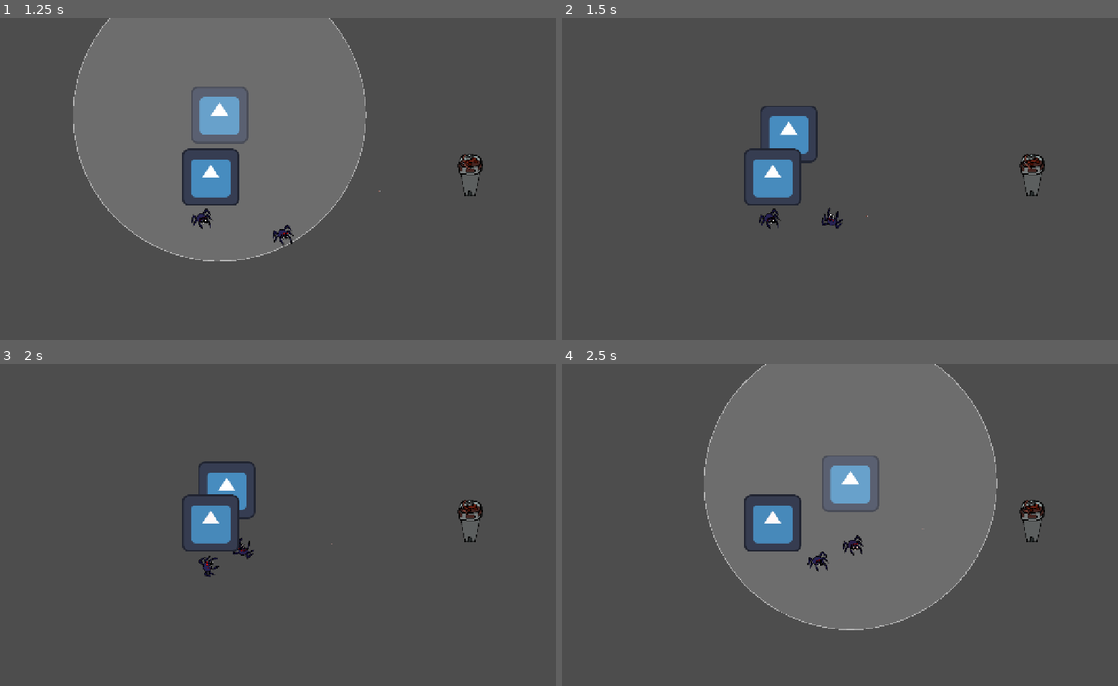
Above: before the commit, frames 1-4 (two rows, left to right).
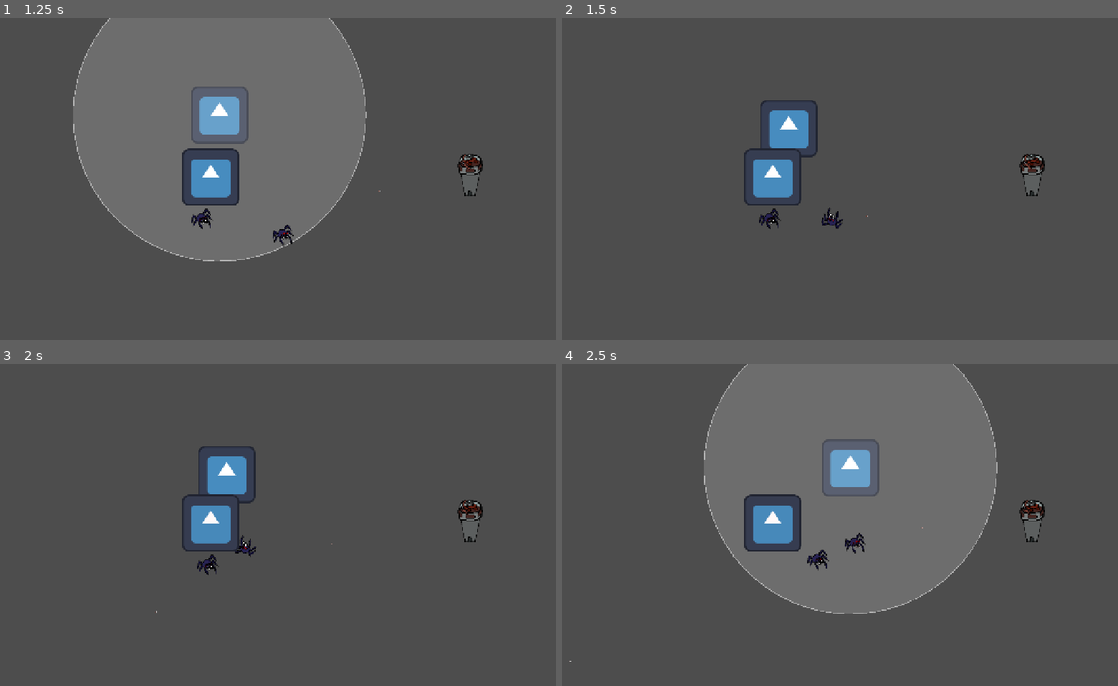
Above: after the commit, the same moments.

Repository: ternaryCat/ldjam59
Game: Godot game, scene res://components/level.tscn
Two runs of this game, one before a commit and one after it. Both use one fixed random seed, a clock stepped at 60 frames per second and the inputs below. The engine's default icon, where the game draws it, is replaced by a stand-in: a white triangle on a blue panel in a dark square.
Inputs:
- Up to frame 1 (1.25 s): hold D (right) from 0.53 s (still down); hold Space (activate) from 0.53 s (still down); tap W (top) at 0.8 s
- Up to frame 2 (1.5 s): release D (right) at 1.28 s; release Space (activate) at 1.28 s; hold S (down) from 1.28 s (still down); tap W (top) at 1.35 s
- Up to frame 3 (2 s): keep holding S (down); tap Space (activate) at 1.55 s
- Up to frame 4 (2.5 s): release S (down) at 2.03 s; hold D (right) from 2.03 s (still down); hold Space (activate) from 2.03 s (still down); tap W (top) at 2.3 s

Frame 1 is identical in both runs. In frame 2, 0.4% of the frame differs, in the area x 35-47%, y 25-46%; in frame 3, 0.9%; in frame 4, 5.1%, in the area x 1-79%, y 0-93%.

Commit message:
better collision

Diff:
--- a/components/level/building.tscn
+++ b/components/level/building.tscn
@@ -11,7 +11,7 @@
 
 [node name="building" type="StaticBody2D" unique_id=1782493252]
 collision_layer = 32
-collision_mask = 32
+collision_mask = 0
 script = ExtResource("2_bld01")
 
 [node name="sprite" type="Sprite2D" parent="."]
--- a/components/level/enemy.gd
+++ b/components/level/enemy.gd
@@ -7,8 +7,11 @@
 
 const HEALTHY_COLOR: Color = Color(1, 1, 1)
 const DEAD_COLOR: Color = Color(1, 0.2, 0.2)
+const SEPARATION_DIST: float = 45.0
+const NEIGHBOR_PUSH: float = 15.0
 
 var _in_field: bool = false
+var _player: CharacterBody2D = null
 var _hp: int
 var _buildings_in_range: Array[Node2D] = []
 var _attack_cooldown: float = 0.0
@@ -18,6 +21,7 @@
 
 
 func _ready() -> void:
+	add_to_group("enemies")
 	_hp = max_hp
 	_collision.area_entered.connect(_on_area_entered)
 	_collision.area_exited.connect(_on_area_exited)
@@ -27,12 +31,33 @@
 	_attack_cooldown -= delta
 	_cleanup_buildings()
 	var direction := _desired_direction()
-	velocity = direction * speed
+	velocity = direction * speed + _crowd_push()
 	move_and_slide()
 	if direction != Vector2.ZERO:
 		rotation = direction.angle()
 	if not (_in_field and Input.is_action_pressed("activate")):
 		_attack_touching_building()
+
+
+func _crowd_push() -> Vector2:
+	var push := Vector2.ZERO
+	for other in get_tree().get_nodes_in_group("enemies"):
+		if other == self:
+			continue
+		push += _repel_from(other)
+	for p in get_tree().get_nodes_in_group("player"):
+		push += _repel_from(p)
+	return push * NEIGHBOR_PUSH
+
+
+func _repel_from(other: Node) -> Vector2:
+	if not (other is Node2D):
+		return Vector2.ZERO
+	var offset := global_position - (other as Node2D).global_position
+	var d := offset.length()
+	if d >= SEPARATION_DIST or d <= 0.01:
+		return Vector2.ZERO
+	return offset / d * (SEPARATION_DIST - d)
 
 
 func take_damage(amount: int) -> void:
@@ -46,7 +71,12 @@
 
 func _desired_direction() -> Vector2:
 	if _in_field and Input.is_action_pressed("activate"):
-		return Input.get_vector("left", "right", "top", "down")
+		if _player == null:
+			return Vector2.ZERO
+		var v := _player.get_real_velocity()
+		if v.length_squared() < 25.0:
+			return Vector2.ZERO
+		return v.normalized()
 	if not _buildings_in_range.is_empty():
 		return Vector2.ZERO
 	var target := _find_nearest_building()
@@ -89,6 +119,9 @@
 func _on_area_entered(area: Area2D) -> void:
 	if area.is_in_group("signal_field"):
 		_in_field = true
+		var owner_node := area.get_parent()
+		if owner_node is CharacterBody2D:
+			_player = owner_node
 		return
 	var parent := area.get_parent()
 	if parent is Node2D and parent.is_in_group("buildings"):
--- a/components/level/enemy.tscn
+++ b/components/level/enemy.tscn
@@ -26,7 +26,7 @@
 radius = 28.01785
 
 [node name="enemy" type="CharacterBody2D" unique_id=408884908]
-collision_layer = 32
+collision_layer = 64
 collision_mask = 32
 script = ExtResource("2_m8og6")
 
--- a/components/level/player.gd
+++ b/components/level/player.gd
@@ -2,8 +2,28 @@
 
 @export var speed: float = 320.0
 
+const SEPARATION_DIST: float = 45.0
+const ENEMY_PUSH: float = 6.0
+
+
+func _ready() -> void:
+	add_to_group("player")
+
 
 func _physics_process(delta: float) -> void:
 	var direction := Input.get_vector("left", "right", "top", "down")
-	velocity = direction * speed
+	velocity = direction * speed + _enemy_push()
 	move_and_slide()
+
+
+func _enemy_push() -> Vector2:
+	var push := Vector2.ZERO
+	for other in get_tree().get_nodes_in_group("enemies"):
+		if not (other is Node2D):
+			continue
+		var offset := global_position - (other as Node2D).global_position
+		var d := offset.length()
+		if d >= SEPARATION_DIST or d <= 0.01:
+			continue
+		push += offset / d * (SEPARATION_DIST - d)
+	return push * ENEMY_PUSH
--- a/components/level/player.tscn
+++ b/components/level/player.tscn
@@ -4,19 +4,19 @@
 [ext_resource type="Script" uid="uid://cp0ass2c5bqyc" path="res://components/level/signal_area.gd" id="2_sigar"]
 
 [sub_resource type="CircleShape2D" id="CircleShape2D_body"]
-radius = 32.0
+radius = 64.28063
 
 [sub_resource type="CircleShape2D" id="CircleShape2D_d7wyv"]
 radius = 327.0
 
 [node name="player" type="CharacterBody2D" unique_id=510700806]
-collision_layer = 32
+collision_layer = 64
 collision_mask = 32
 
-[node name="sprite" type="Sprite2D" parent="."]
+[node name="sprite" type="Sprite2D" parent="." unique_id=1169520795]
 texture = ExtResource("1_d7wyv")
 
-[node name="body_shape" type="CollisionShape2D" parent="."]
+[node name="body_shape" type="CollisionShape2D" parent="." unique_id=1784528730]
 shape = SubResource("CircleShape2D_body")
 
 [node name="signal_area" type="Area2D" parent="." unique_id=1013841445]
@@ -25,4 +25,5 @@
 script = ExtResource("2_sigar")
 
 [node name="shape" type="CollisionShape2D" parent="signal_area" unique_id=1013752150]
+visible = false
 shape = SubResource("CircleShape2D_d7wyv")
--- a/components/level/tower.tscn
+++ b/components/level/tower.tscn
@@ -16,7 +16,7 @@
 [node name="body" type="StaticBody2D" parent="."]
 position = Vector2(0, -50)
 collision_layer = 32
-collision_mask = 32
+collision_mask = 0
 
 [node name="body_shape" type="CollisionShape2D" parent="body"]
 shape = SubResource("CircleShape2D_tower_body")
